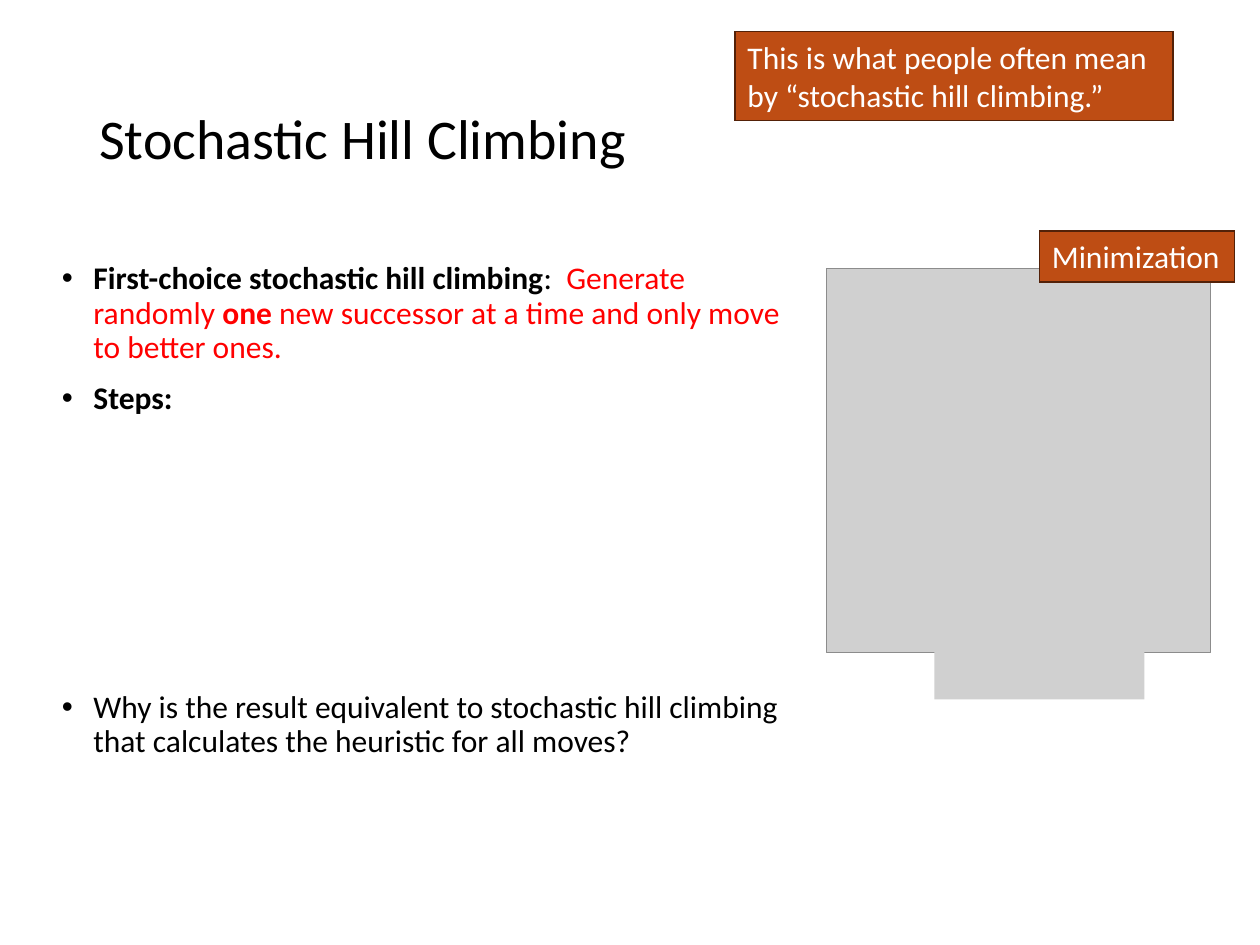
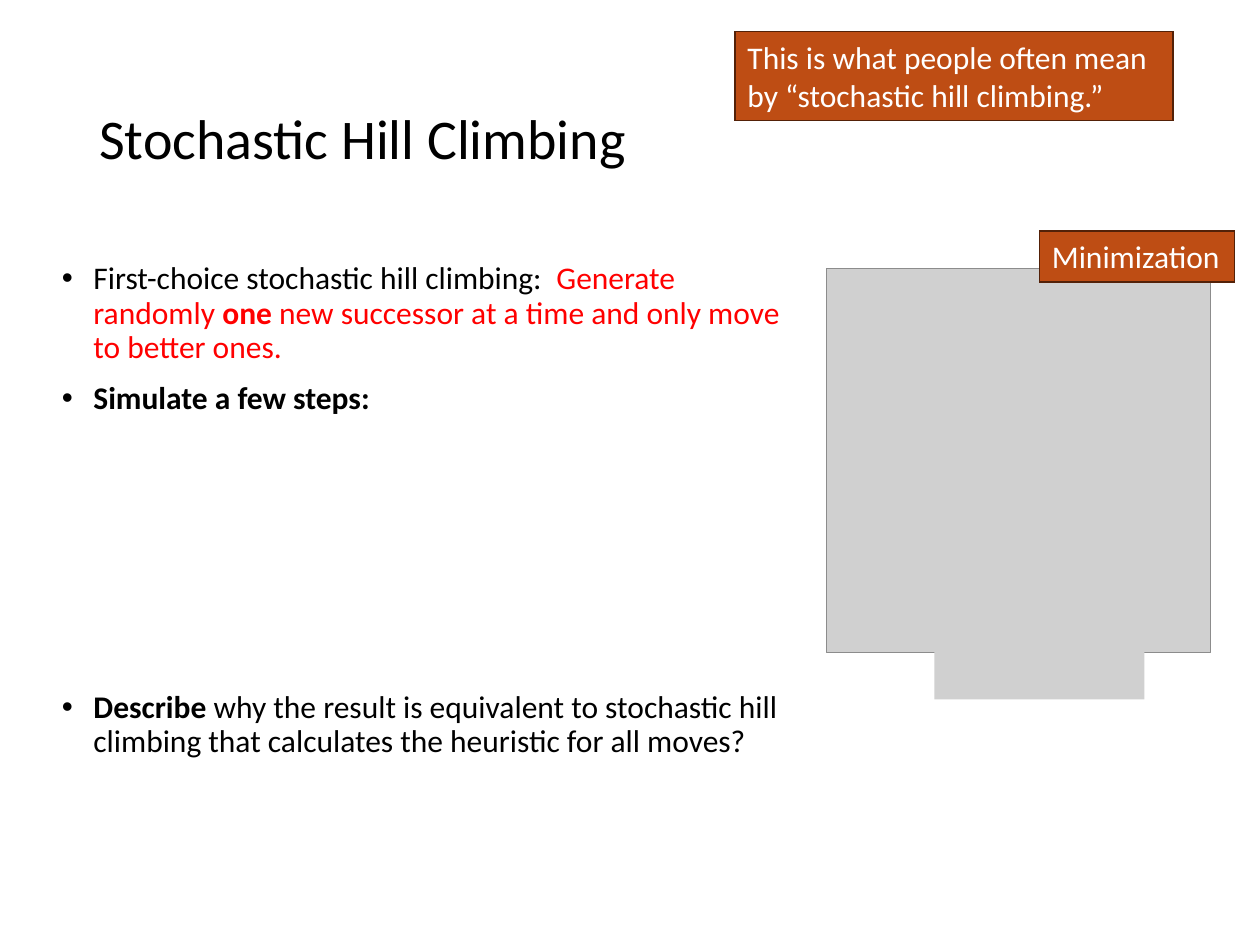
Before and after one commit to mhahsler/CS7320-AI, a slide deck: slide 5 of slides/04_local_search_discussion.pptx. Drawn at 1260x945 pixels with LibreOffice and Linux fonts; fonts in the diff are those of the drawing; grey boxes stand for pictures. Boxes give left, top, right and bottom in pixels: in the first picture for what was removed or moved away, otherwise in the second. Text is boxed around its words. In the diff, an @@ line names an element or a change of style, - is before the commit and + after.

```diff
--- a/slides/04_local_search_discussion.pptx
+++ b/slides/04_local_search_discussion.pptx
@@ text at [93, 267, 779, 359]: bold off in "First-choice stochastic hill climbing:" @@
@@ text at [93, 387, 777, 758]: text changed @@
-• Steps:
-• Why is the result equivalent to stochastic hill climbing that calculates the heuristic for all moves?
+• Simulate a few steps:
+• Describe why the result is equivalent to stochastic hill climbing that calculates the heuristic for all moves?
```
Also in this commit, not shown: 1 slide added, 1 other file.
